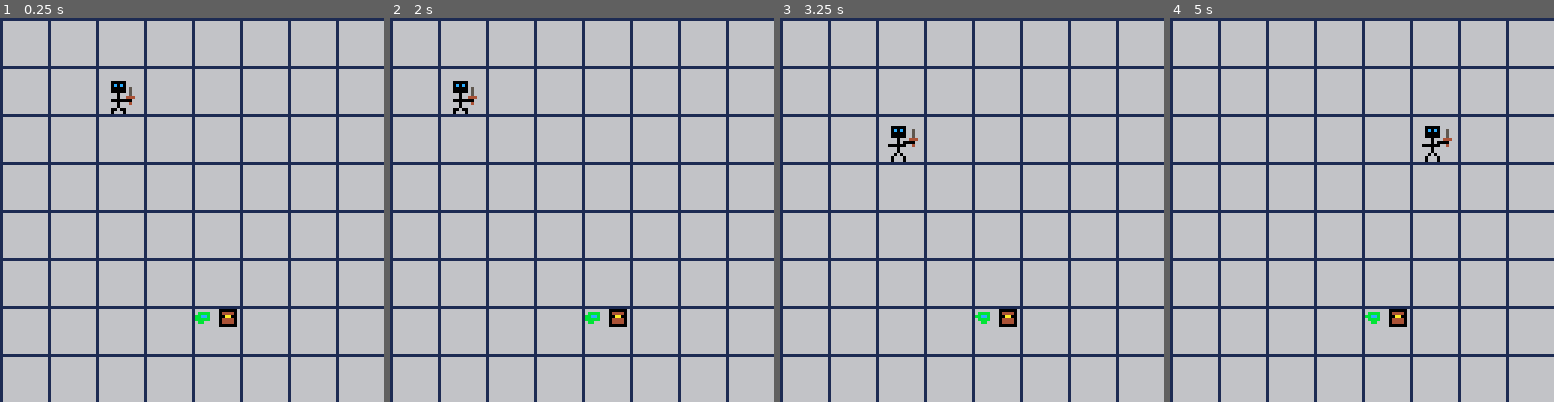
Above: before the commit, frames 1-4 (left to right).
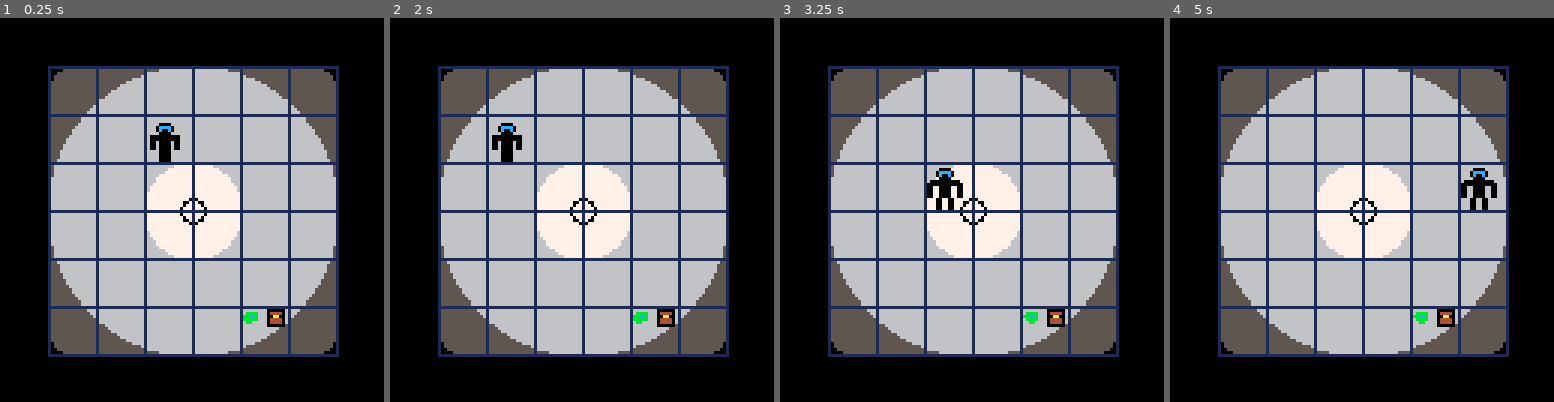
Above: after the commit, the same moments.

Repository: ash2q/into_madness
Game: PICO-8 cartridge into_madness.p8
Two runs of this game, one before a commit and one after it. Both use one fixed random seed, a clock stepped at 60 frames per second and the inputs below.
Inputs:
- Up to frame 1 (0.25 s): no input
- Up to frame 2 (2 s): tap O (Z key) at 0.33, 0.7, 1.43 s; tap X (X key) at 1.07 s; hold Left from 1.97 s (still down)
- Up to frame 3 (3.25 s): tap X (X key) every 0.33 s from 2.07 to 3.07 s; tap O (Z key) at 2.22, 3.1 s; release Left at 2.37 s; hold Down 2.42-2.82 s; hold Right from 2.87 s (still down)
- Up to frame 4 (5 s): tap X (X key) every 0.33 s from 3.4 to 4.73 s; release Right at 3.53 s; hold Up 3.58-4.08 s; tap O (Z key) at 3.98, 4.87 s; hold Right 4.13-4.53 s; hold Down from 4.58 s (still down)

The runs differ from the first frame. In frame 1, 58% of the frame differs, in the area x 0-100%, y 0-100%; in frame 2, 58%; in frame 3, 58%; in frame 4, 58%.

Commit message:
change drawing, prevent player from going out of bounds

Diff:
--- a/into_madness.p8
+++ b/into_madness.p8
@@ -76,14 +76,14 @@
 	init_gear()
 	init_tb_enemies()
 	init_gear_slots(p1)
-	tb_spawn_slime(4,6)
+	tb_spawn_slime(4,5)
 	equip(p1,int_warrior)
 	local sword=gen_sword(20)
 	equip(p1,sword)
 	rebuild_player(p1)
 	--sword=gen_sword(20)
 	r=gen_sword(40)
-	tb_spawn_gear(r,4,6)
+	tb_spawn_gear(r,4,5)
 	--trigger_swap(sword)
 end
 
@@ -125,7 +125,7 @@
 apply_fns={}
 turn_over=false
 function dungeon_mode()
-	cls(6)
+	cls(0)
 	palt(0,false)
 	palt(7,true)
 
@@ -154,9 +154,20 @@
 	draw_grid()
 	tb_draw_player()
 	tb_draw_entities()
+	tb_draw_walls()
 	turn_over=false
 end
 
+
+
+
+function tb_draw_walls()
+	local c=0
+	rectfill(0,0,128,15,c)
+	rectfill(0,0,15,128,c)
+	rectfill(0,128,128,128-15,c)
+	rectfill(128,128,128-15,0,c)
+end
 
 function tb_add_entity(e)
 	add(entities, e)
@@ -218,35 +229,41 @@
 	local x=0
 	local y=0
 	occupants%=4
+	tx=e.tb_x
+	ty=e.tb_y
 	if occupants==0
 		then
-		x=e.tb_x*16
-		y=e.tb_y*16
+		x=tx*16
+		y=ty*16
 	end
 	if occupants==1
 		then
-		x=e.tb_x*16+8
-		y=e.tb_y*16
+		x=tx*16+8
+		y=ty*16
 	end
 	if occupants==2
 		then
-		x=e.tb_x*16
-		y=e.tb_y*16+8
+		x=tx*16
+		y=ty*16+8
 	end
 	if occupants==3
 		then
-		x=e.tb_x*16+8
-		y=e.tb_y*16+8
+		x=tx*16+8
+		y=ty*16+8
 	end
 	assert(e.tb_spr_size!=nil)
 	local tmp=(ac%#e.tb_anim)+1
 	spr(e.tb_anim[tmp],
-		x,y,
+		x+16,y+16,
 		e.tb_spr_size,
 		e.tb_spr_size)
 end
 
 function draw_grid()
+	circfill(64,64,64,5)
+	circfill(64,64,48,6)
+	circfill(64,64,16,7)
+	circ(64,64,4,0)
 	--draw grid lines
 	--horizontal
 	for i=0,(128/16) do
@@ -283,22 +300,30 @@
 
 function tb_mv_left(e)
 	e.moved=true
-	e.tb_x-=1
+	if e.tb_x>0 then
+		e.tb_x-=1
+	end
 	turn_over=true
 end
 function tb_mv_right(e)
 	e.moved=true
-	e.tb_x+=1
+	if e.tb_x<5 then
+		e.tb_x+=1
+	end
 	turn_over=true
 end
 function tb_mv_up(e)
 	e.moved=true
-	e.tb_y-=1
+	if e.tb_y>0 then
+		e.tb_y-=1
+	end
 	turn_over=true
 end
 function tb_mv_down(e)
 	e.moved=true
-	e.tb_y+=1
+	if e.tb_y<5 then
+		e.tb_y+=1
+	end
 	turn_over=true
 end
 
@@ -519,7 +544,7 @@
 p1={
 	name="player 1",
 	faction=0,
-	tb_anim={64,64,72,72},
+	tb_anim={128,128,134,134},
 	tb_spr_size=2,
 	--tb_mv_anim={64,66,68,70},
 	tb_x=2,
Not shown, changed: 37 lines of the sprite sheet (__gfx__) section of into_madness.p8
